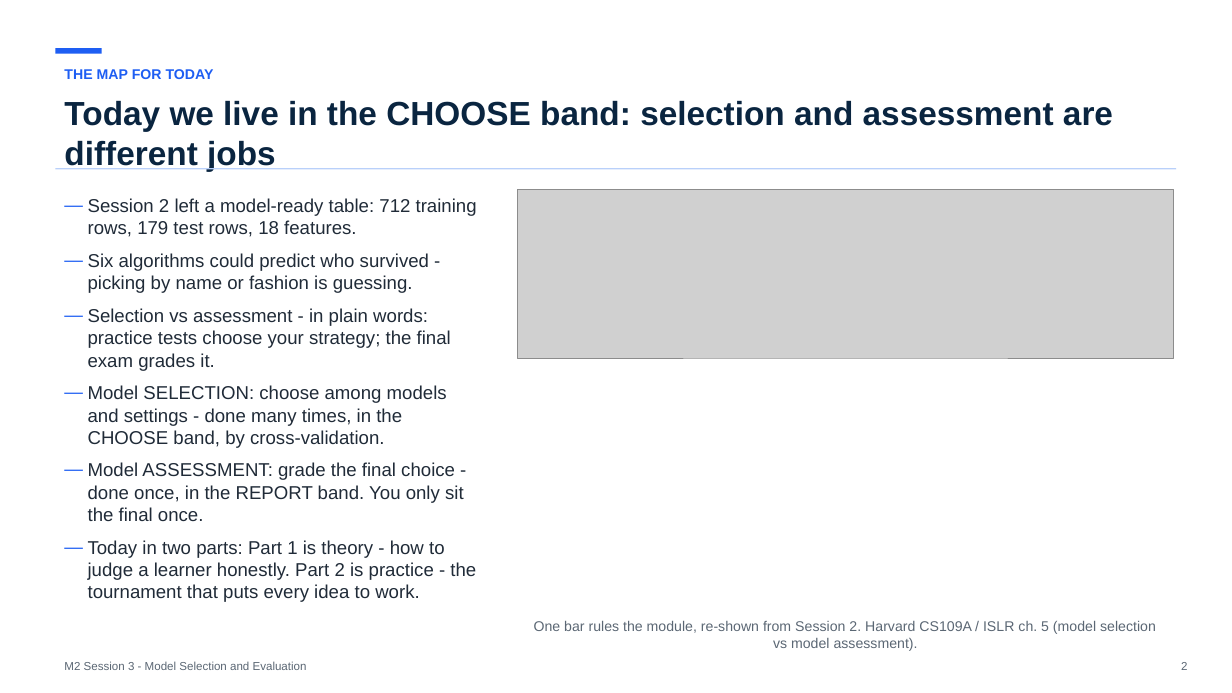
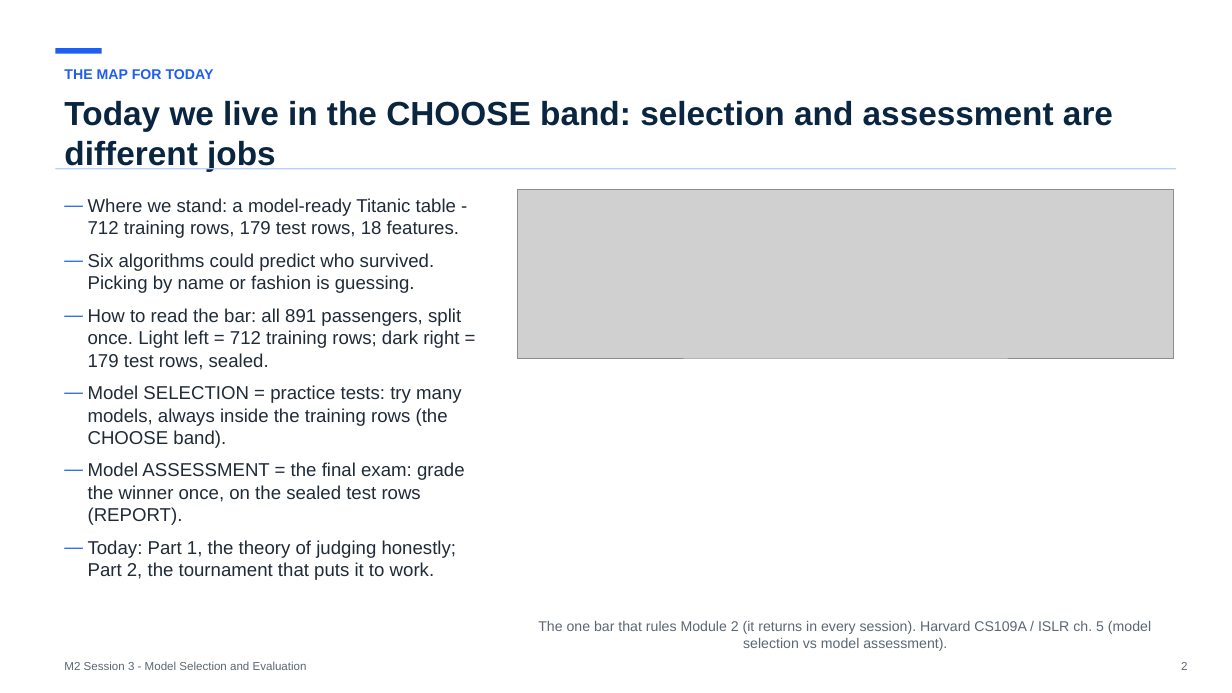
Before and after one commit to koenossendrijver/fontys-tech-exercises, a slide deck: slide 2 of presentations/m2-session-3-model-selection-and-evaluation.pptx. Drawn at 1232x693 pixels with LibreOffice and Linux fonts; fonts in the diff are those of the drawing; grey boxes stand for pictures. Boxes give left, top, right and bottom in pixels: in the first picture for what was removed or moved away, otherwise in the second. Text is boxed around its words. In the diff, an @@ line names an element or a change of style, - is before the commit and + after.

```diff
--- a/presentations/m2-session-3-model-selection-and-evaluation.pptx
+++ b/presentations/m2-session-3-model-selection-and-evaluation.pptx
@@ text at (88, 198, 465, 580): text changed @@
-— Session 2 left a model-ready table: 712 training rows, 179 test rows, 18 features.
-— Six algorithms could predict who survived - picking by name or fashion is guessing.
-— Selection vs assessment - in plain words: practice tests choose your strategy; the final exam grades it.
-— Model SELECTION: choose among models and settings - done many times, in the CHOOSE band, by cross-validation.
-— Model ASSESSMENT: grade the final choice - done once, in the REPORT band. You only sit the final once.
-— Today in two parts: Part 1 is theory - how to judge a learner honestly. Part 2 is practice - the tournament that puts every idea to work.
+— Where we stand: a model-ready Titanic table - 712 training rows, 179 test rows, 18 features.
+— Six algorithms could predict who survived. Picking by name or fashion is guessing.
+— How to read the bar: all 891 passengers, split once. Light left = 712 training rows; dark right = 179 test rows, sealed.
+— Model SELECTION = practice tests: try many models, always inside the training rows (the CHOOSE band).
+— Model ASSESSMENT = the final exam: grade the winner once, on the sealed test rows (REPORT).
+— Today: Part 1, the theory of judging honestly; Part 2, the tournament that puts it to work.
@@ text at (538, 621, 1151, 651): text changed @@
-One bar rules the module, re-shown from Session 2. Harvard CS109A / ISLR ch. 5 (model selection vs model assessment).
+The one bar that rules Module 2 (it returns in every session). Harvard CS109A / ISLR ch. 5 (model selection vs model assessment).
```
Also in this commit, not shown: 17 other slides changed, 7 other files.
